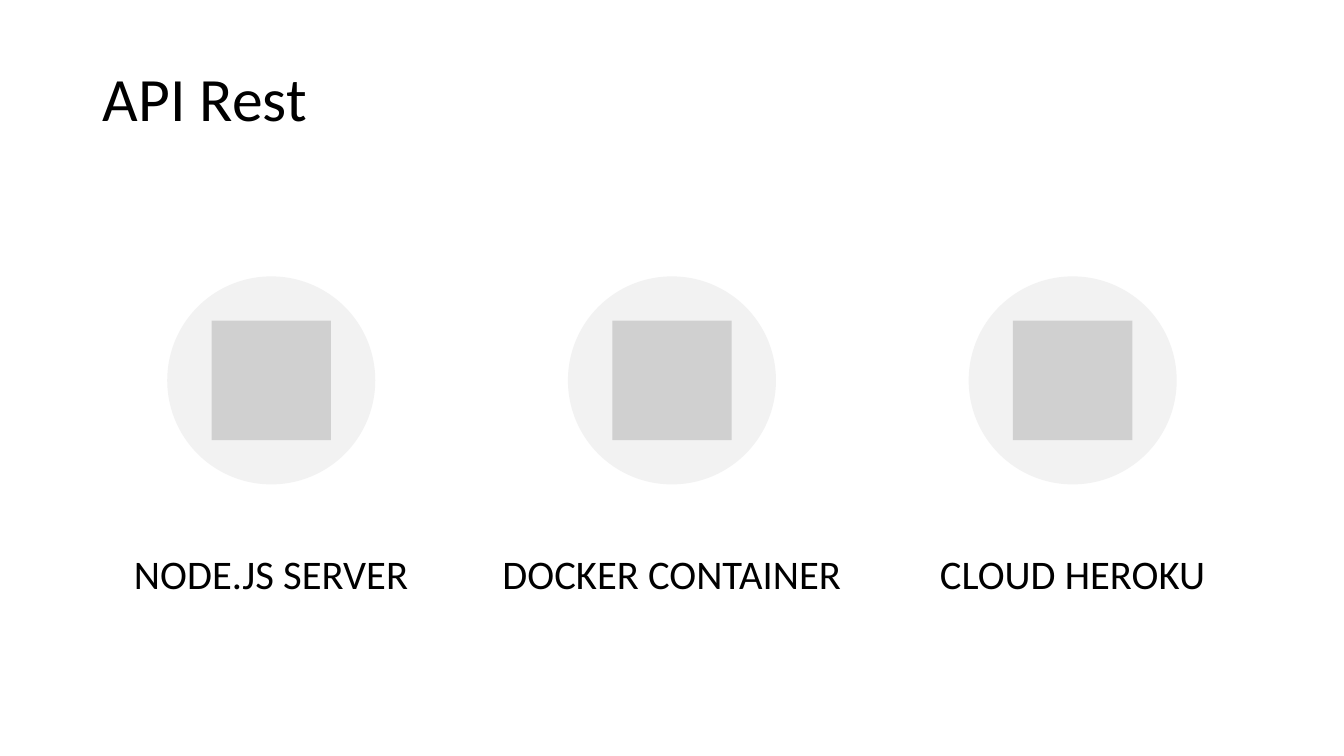
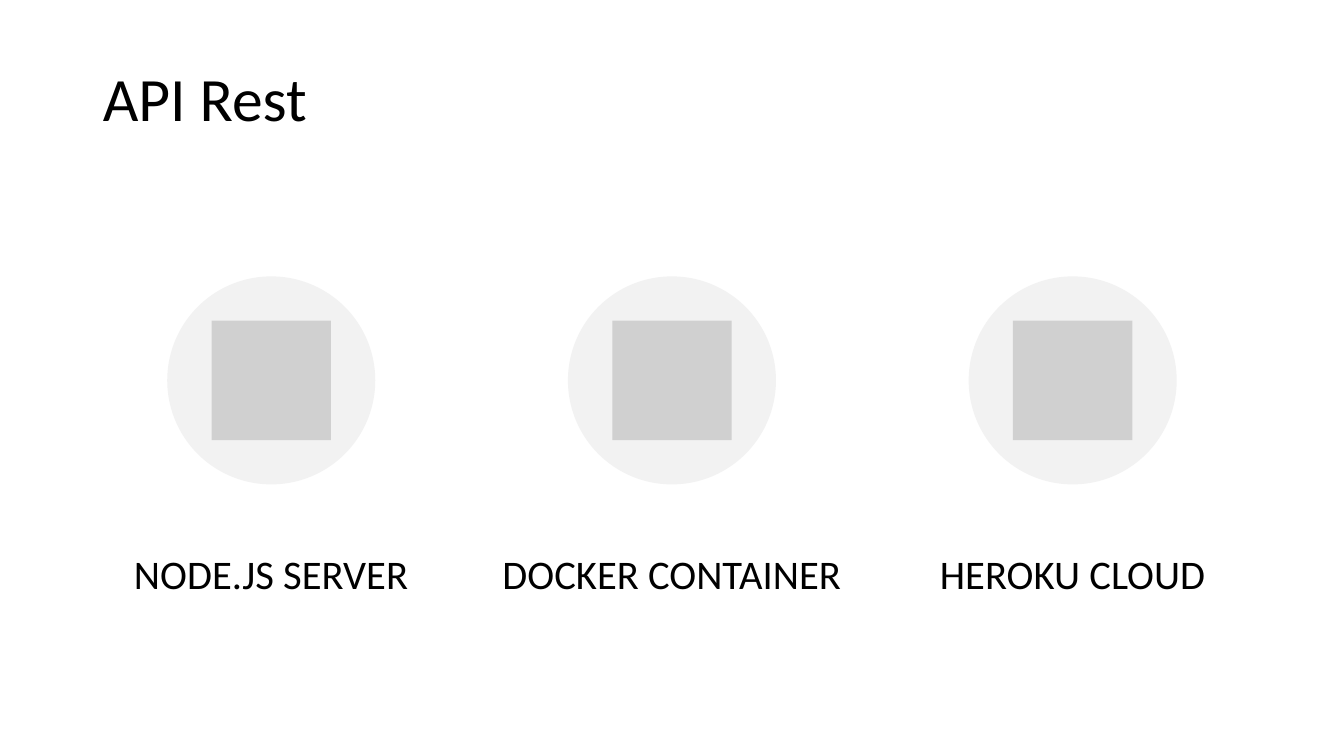
Before and after one commit to Danes99/esme-android, a slide deck: slide 5 of docs/pptx/Android Project - Group 1 - Becerra Stauner Taxil.pptx. Drawn at 1344x756 pixels with LibreOffice and Linux fonts; fonts in the diff are those of the drawing; grey boxes stand for pictures. Boxes give left, top, right and bottom in pixels: in the first picture for what was removed or moved away, otherwise in the second. Text is boxed around its words. In the diff, an @@ line names an element or a change of style, - is before the commit and + after.

```diff
--- a/docs/pptx/Android Project - Group 1 - Becerra Stauner Taxil.pptx
+++ b/docs/pptx/Android Project - Group 1 - Becerra Stauner Taxil.pptx
@@ text at box(940, 562, 1205, 590): text changed @@
-CLOUD HEROKU
+HEROKU CLOUD
```
Also in this commit, not shown: 12 other files.
